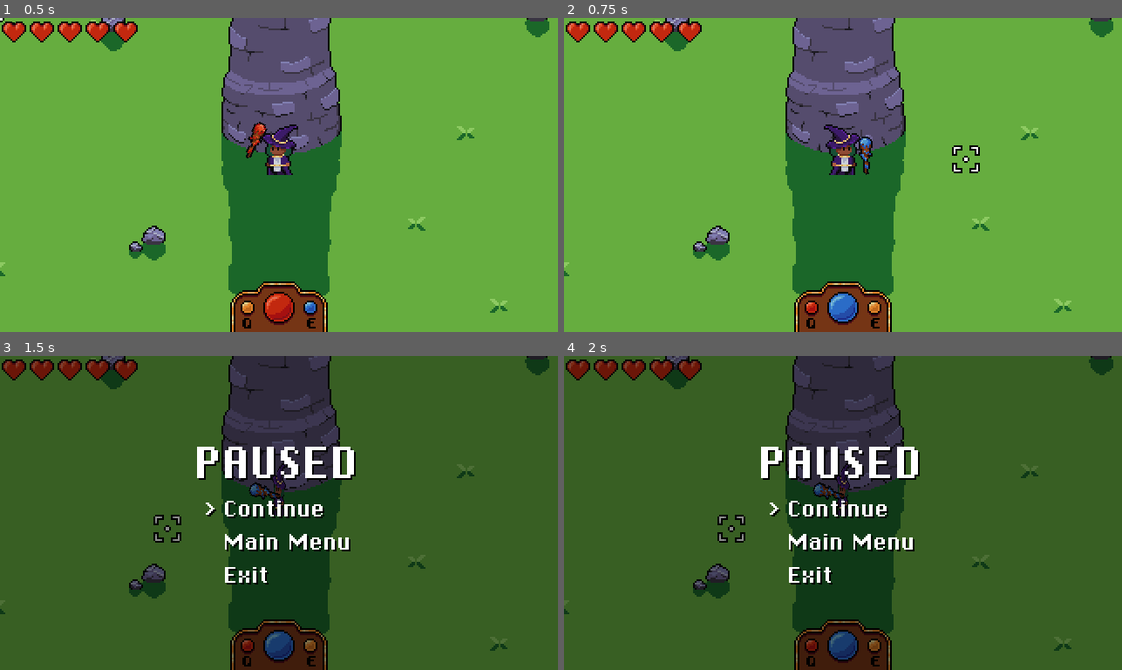
Above: before the commit, frames 1-4 (two rows, left to right).
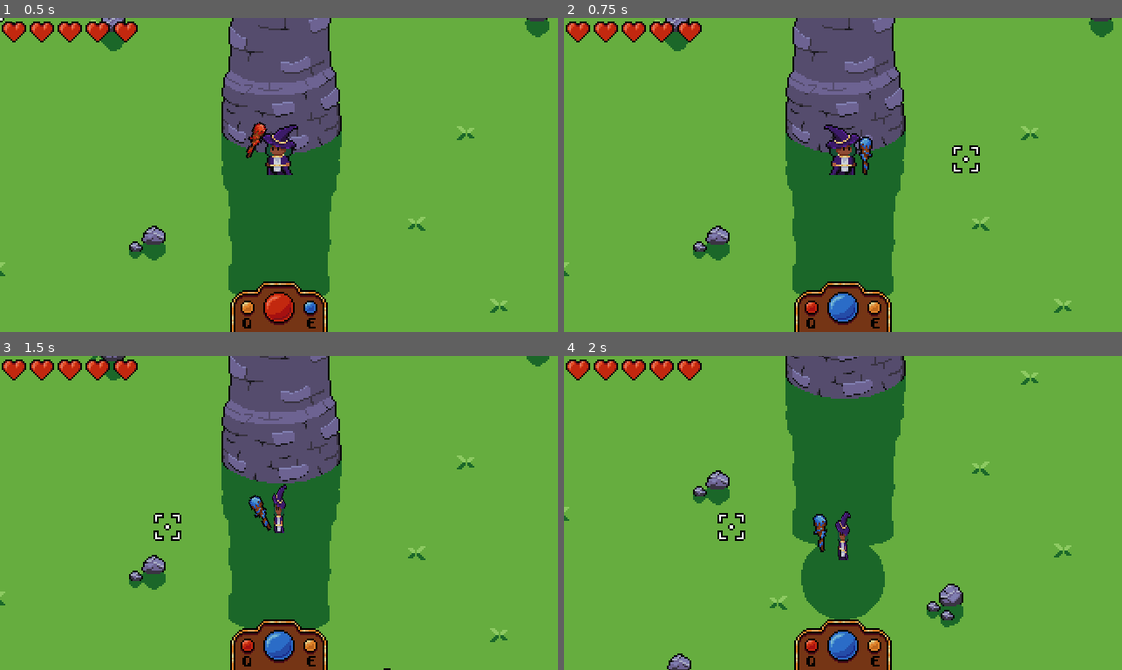
Above: after the commit, the same moments.

Repository: Triceru179/GameJam5
Game: Godot game, scene res://Main.tscn
Two runs of this game, one before a commit and one after it. Both use one fixed random seed, a clock stepped at 60 frames per second and the inputs below.
Inputs (mouse positions are in pixels of both pictures, inside the frame that each line leads up to):
- Up to frame 1 (0.5 s): no input
- Up to frame 2 (0.75 s): tap Enter (action_accept) at 0.5 s; move the mouse to (965, 159) at 0.52 s; hold E (action_color_swap_right) from 0.53 s (still down); hold Enter (action_accept) from 0.53 s (still down)
- Up to frame 3 (1.5 s): move the mouse to (167, 528) at 1.27 s; release E (action_color_swap_right) at 1.28 s; release Enter (action_accept) at 1.28 s; hold S (action_down) from 1.28 s (still down); tap Enter (action_accept) at 1.35 s
- Up to frame 4 (2 s): keep holding S (action_down)

Frame 1 is identical in both runs. In frame 2, less than 0.1% of the frame differs, in the area x 52-56%, y 37-50%; in frame 3, 99%; in frame 4, 99%, in the area x 0-100%, y 0-100%.

Commit message:
Reverted some changes

Diff:
--- a/actors/player/player.gd
+++ b/actors/player/player.gd
@@ -12,7 +12,6 @@
 const COLOR_DEFAULT = Color(1.0, 1.0, 1.0, 1.0)
 const COLOR_TRASPARENT = Color(1.0, 1.0, 1.0, 0.5)
 const WEAPON_DISTANCE = 13
-const PAUSE_SCENE = preload("res://world/pause/Pause.tscn")
 const DASH_SPEED = 252
 
 var look_direction := Vector2.ZERO
@@ -35,9 +34,6 @@
 	_update_weapon_color()
 
 	$BodyPaletteSwapper.change_palette(Globals.Colors.DEFAULT)
-
-	var GrabedInstance = PAUSE_SCENE.instance()
-	self.add_child(GrabedInstance)
 
 func _process(_delta):
 	look_direction = (get_global_mouse_position() - body_pivot.global_position).normalized()
--- a/world/pause/Pause.tscn
+++ /dev/null
@@ -1,130 +0,0 @@
-[gd_scene load_steps=7 format=2]
-
-[ext_resource path="res://world/pause/pause.gd" type="Script" id=1]
-[ext_resource path="res://world/pause/black_texture.png" type="Texture" id=2]
-[ext_resource path="res://menu/ChiKareGo2.ttf" type="DynamicFontData" id=3]
-[ext_resource path="res://menu/Chicago.tres" type="DynamicFont" id=4]
-
-[sub_resource type="DynamicFont" id=1]
-font_data = ExtResource( 3 )
-
-[sub_resource type="DynamicFont" id=2]
-font_data = ExtResource( 3 )
-
-[node name="CanvasLayer" type="CanvasLayer"]
-pause_mode = 2
-script = ExtResource( 1 )
-
-[node name="Background" type="TextureRect" parent="."]
-modulate = Color( 1, 1, 1, 0.45098 )
-anchor_right = 1.0
-anchor_bottom = 1.0
-texture = ExtResource( 2 )
-expand = true
-__meta__ = {
-"_edit_use_anchors_": false
-}
-
-[node name="CenterContainer" type="CenterContainer" parent="."]
-anchor_right = 1.0
-anchor_bottom = 1.0
-__meta__ = {
-"_edit_use_anchors_": false
-}
-
-[node name="VBoxContainer" type="VBoxContainer" parent="CenterContainer"]
-margin_left = 113.0
-margin_top = 46.0
-margin_right = 207.0
-margin_bottom = 133.0
-
-[node name="CenterContainer4" type="CenterContainer" parent="CenterContainer/VBoxContainer"]
-margin_right = 94.0
-margin_bottom = 30.0
-
-[node name="Label" type="Label" parent="CenterContainer/VBoxContainer/CenterContainer4"]
-margin_right = 94.0
-margin_bottom = 30.0
-custom_fonts/font = ExtResource( 4 )
-custom_colors/font_color_shadow = Color( 0, 0, 0, 1 )
-text = "PAUSED"
-
-[node name="CenterContainer" type="CenterContainer" parent="CenterContainer/VBoxContainer"]
-margin_top = 34.0
-margin_right = 94.0
-margin_bottom = 49.0
-
-[node name="HBoxContainer" type="HBoxContainer" parent="CenterContainer/VBoxContainer/CenterContainer"]
-margin_left = 5.0
-margin_right = 89.0
-margin_bottom = 15.0
-
-[node name="Selector" type="Label" parent="CenterContainer/VBoxContainer/CenterContainer/HBoxContainer"]
-margin_right = 7.0
-margin_bottom = 15.0
-rect_min_size = Vector2( 7, 0 )
-custom_fonts/font = SubResource( 1 )
-custom_colors/font_color_shadow = Color( 0, 0, 0, 1 )
-text = ">"
-
-[node name="OptionName" type="Label" parent="CenterContainer/VBoxContainer/CenterContainer/HBoxContainer"]
-margin_left = 11.0
-margin_right = 84.0
-margin_bottom = 15.0
-rect_min_size = Vector2( 73, 0 )
-custom_fonts/font = SubResource( 2 )
-custom_colors/font_color_shadow = Color( 0, 0, 0, 1 )
-text = "Continue"
-
-[node name="CenterContainer2" type="CenterContainer" parent="CenterContainer/VBoxContainer"]
-margin_top = 53.0
-margin_right = 94.0
-margin_bottom = 68.0
-
-[node name="HBoxContainer" type="HBoxContainer" parent="CenterContainer/VBoxContainer/CenterContainer2"]
-margin_left = 5.0
-margin_right = 89.0
-margin_bottom = 15.0
-
-[node name="Selector" type="Label" parent="CenterContainer/VBoxContainer/CenterContainer2/HBoxContainer"]
-margin_right = 7.0
-margin_bottom = 15.0
-rect_min_size = Vector2( 7, 0 )
-custom_fonts/font = SubResource( 1 )
-custom_colors/font_color_shadow = Color( 0, 0, 0, 1 )
-text = ">"
-
-[node name="OptionName" type="Label" parent="CenterContainer/VBoxContainer/CenterContainer2/HBoxContainer"]
-margin_left = 11.0
-margin_right = 84.0
-margin_bottom = 15.0
-custom_fonts/font = SubResource( 2 )
-custom_colors/font_color_shadow = Color( 0, 0, 0, 1 )
-text = "Main Menu"
-
-[node name="CenterContainer3" type="CenterContainer" parent="CenterContainer/VBoxContainer"]
-margin_top = 72.0
-margin_right = 94.0
-margin_bottom = 87.0
-
-[node name="HBoxContainer" type="HBoxContainer" parent="CenterContainer/VBoxContainer/CenterContainer3"]
-margin_left = 5.0
-margin_right = 89.0
-margin_bottom = 15.0
-
-[node name="Selector" type="Label" parent="CenterContainer/VBoxContainer/CenterContainer3/HBoxContainer"]
-margin_right = 7.0
-margin_bottom = 15.0
-rect_min_size = Vector2( 7, 0 )
-custom_fonts/font = SubResource( 1 )
-custom_colors/font_color_shadow = Color( 0, 0, 0, 1 )
-text = ">"
-
-[node name="OptionName" type="Label" parent="CenterContainer/VBoxContainer/CenterContainer3/HBoxContainer"]
-margin_left = 11.0
-margin_right = 84.0
-margin_bottom = 15.0
-rect_min_size = Vector2( 73, 0 )
-custom_fonts/font = SubResource( 2 )
-custom_colors/font_color_shadow = Color( 0, 0, 0, 1 )
-text = "Exit"
--- a/world/pause/pause.gd
+++ /dev/null
@@ -1,51 +0,0 @@
-extends CanvasLayer
-
-var current_selection = 0
-
-onready var selectors = [
-	$CenterContainer/VBoxContainer/CenterContainer/HBoxContainer/Selector,
-	$CenterContainer/VBoxContainer/CenterContainer2/HBoxContainer/Selector,
-	$CenterContainer/VBoxContainer/CenterContainer3/HBoxContainer/Selector,
-]
-
-
-func _ready():
-	set_visible(false)
-
-func _input(event):
-	if event.is_action_pressed("action_accept"):
-		set_visible(!get_tree().paused)
-		get_tree().paused = !get_tree().paused
-		set_current_selection(0)
-
-func _process(delta):
-	if get_tree().paused:
-		if Input.is_action_just_pressed("action_down"):
-			current_selection = wrapi(current_selection + 1, 0, 3)
-			set_current_selection(current_selection)
-		elif Input.is_action_just_pressed("action_up"):
-			current_selection = wrapi(current_selection - 1, 0, 3)
-			set_current_selection(current_selection)
-		elif Input.is_action_just_pressed("action_accept"):
-			handle_selection(current_selection)
-
-func handle_selection(_current_selection):
-	match _current_selection:
-		0:
-			pass
-		1:
-			print("Add options!")
-		2:
-			get_tree().quit()
-
-func set_current_selection(_current_selection):
-	for s in selectors:
-		s.text = ""
-
-	for i in range(selectors.size()):
-		if _current_selection == i:
-			selectors[i].text = ">"
-
-func set_visible(is_visible):
-	for node in get_children():
-		node.visible = is_visible
Binary file removed: world/pause/black_texture.png
Not shown, removed: world/pause/black_texture.png.import
